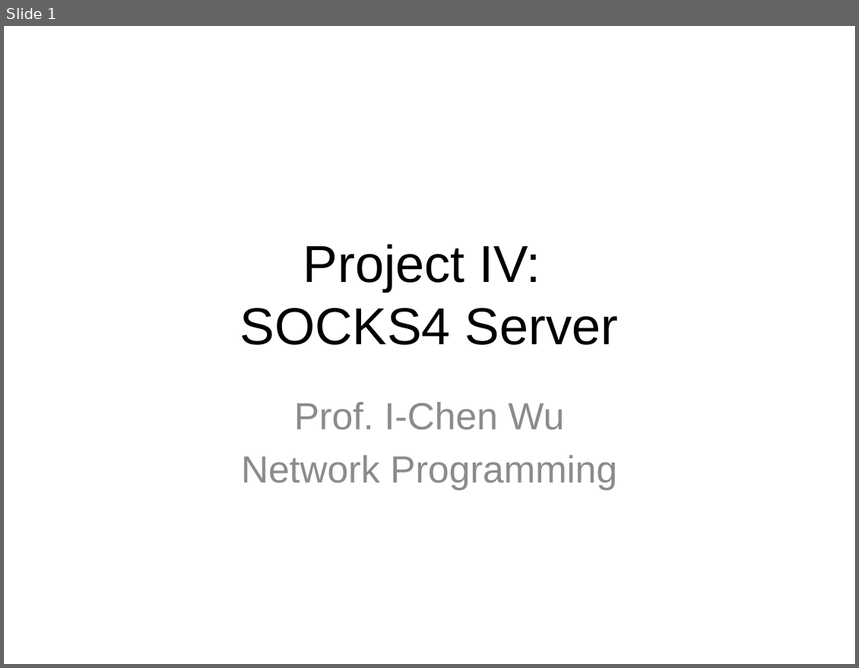
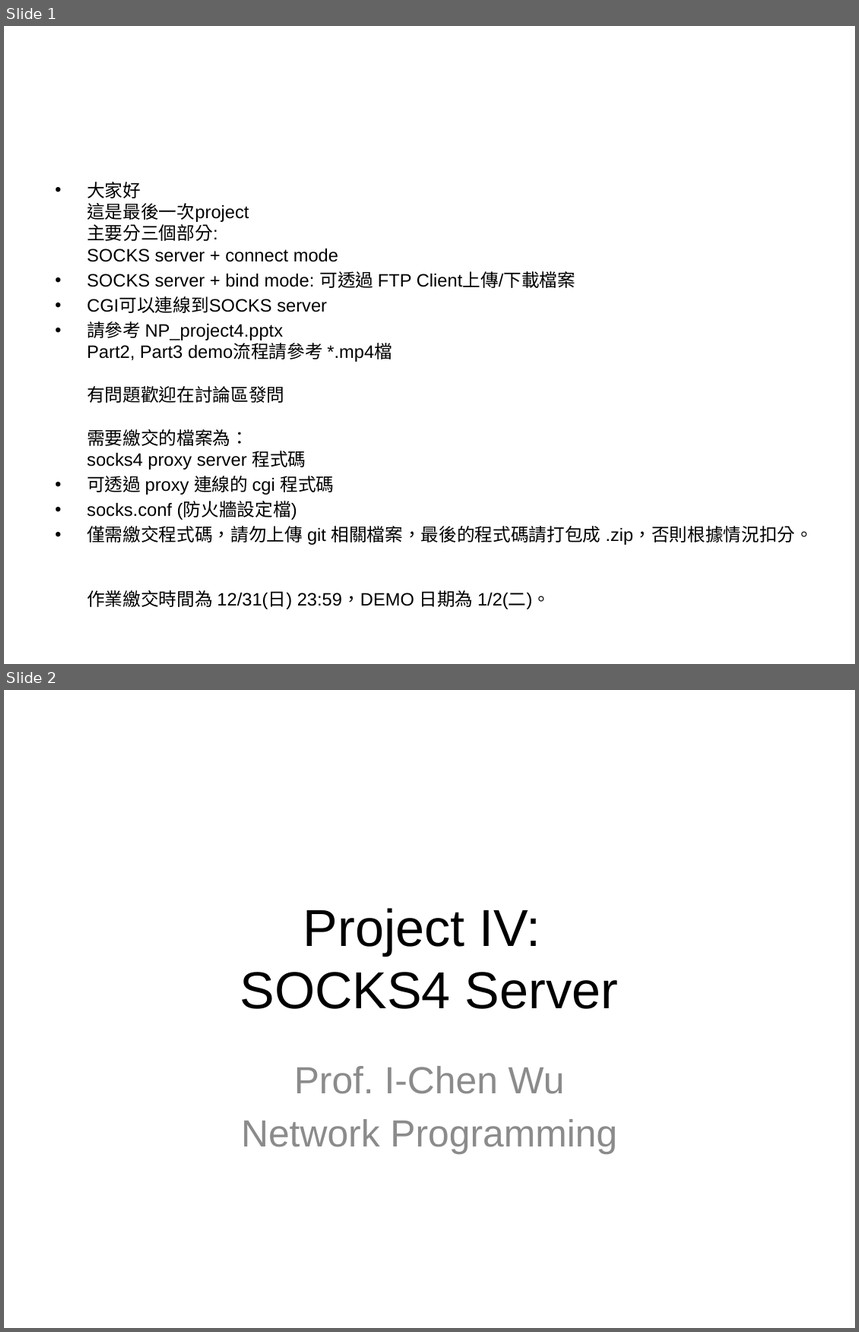
Before and after one commit to gusony/np2017, a slide deck: hw4/NP_project4.pptx. Shown one above the other, each under a label of ours: slide 1 before the commit, slides 1 and 2 after it. The pictures are 859x668 and 859x1332 pixels, drawn with LibreOffice and Linux fonts; fonts in the diff are those of the drawing. Boxes give left, top, right and bottom in pixels: in the first picture for what was removed or moved away, otherwise in the second. Text is boxed around its words. In the diff, an @@ line names an element or a change of style, - is before the commit and + after.

```diff
--- a/hw4/NP_project4.pptx
+++ b/hw4/NP_project4.pptx
@@ slide 1 added at (4,26,855,664), background #FFFFFF @@
@@ text added at (87,182,813,607), 15.2 pt, text #000000 @@
+• 大家好
+  這是最後一次project
+  主要分三個部分:
+  SOCKS server + connect mode
+• SOCKS server + bind mode: 可透過 FTP Client上傳/下載檔案
+• CGI可以連線到SOCKS server
+• 請參考 NP_project4.pptx
+  Part2, Part3 demo流程請參考 *.mp4檔
+  有問題歡迎在討論區發問
+  需要繳交的檔案為：
+  socks4 proxy server 程式碼
+• 可透過 proxy 連線的 cgi 程式碼
+• socks.conf (防火牆設定檔)
+• 僅需繳交程式碼，請勿上傳 git 相關檔案，最後的程式碼請打包成 .zip，否則根據情況扣分。
+  作業繳交時間為 12/31(日) 23:59，DEMO 日期為 1/2(二)。
@@ what was slide 1 is now slide 2 @@
```
Also in this commit, not shown: 13 other files.
